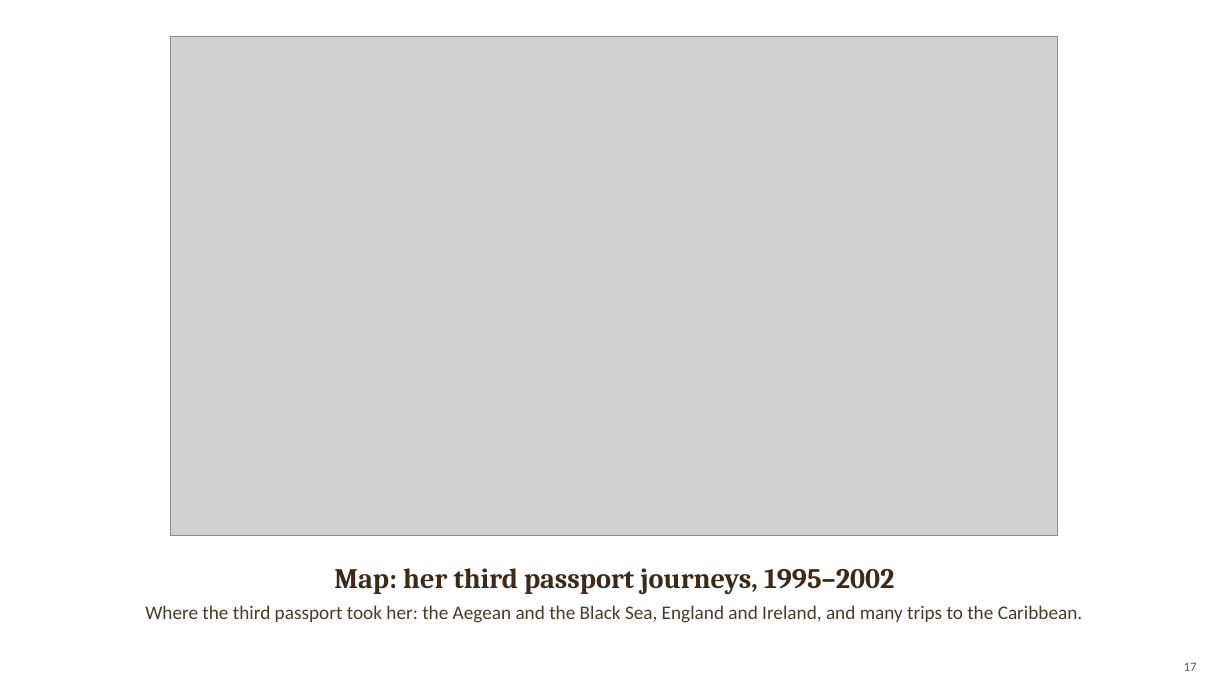
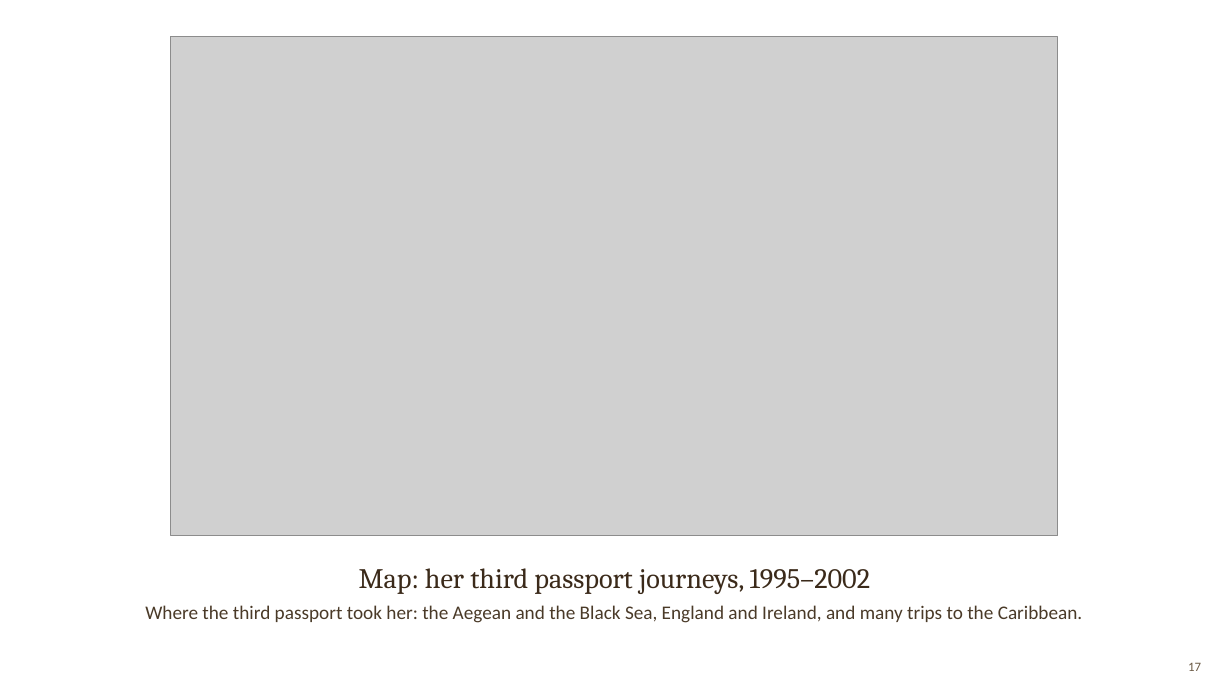
Before and after one commit to arrestle/bobbie-memorial, a slide deck: slide 17 of For Phillip/phillip-slides.pptx. Drawn at 1232x693 pixels with LibreOffice and Linux fonts; fonts in the diff are those of the drawing; grey boxes stand for pictures; background and template pictures are left out. Boxes give left, top, right and bottom in pixels: in the first picture for what was removed or moved away, otherwise in the second. Text is boxed around its words. In the diff, an @@ line names an element or a change of style, - is before the commit and + after.

```diff
--- a/For Phillip/phillip-slides.pptx
+++ b/For Phillip/phillip-slides.pptx
@@ text "Map: her third passport journeys, ..." at [359, 568, 870, 594]: bold off @@
@@ page number: place and size @@
-page number at [1184, 662, 1197, 671]
+page number at [1188, 662, 1201, 671]
```
Also in this commit, not shown: 17 other slides changed, 2 slides added, 2 slides removed.
